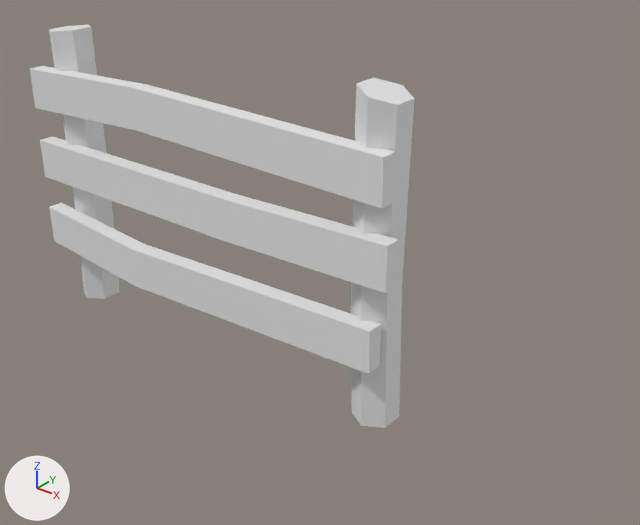
An edit to the FBX model Mystics Project/Assets/polyperfect/Low Poly Ultimate Pack/M/- Meshes_M/Props_M/fence.fbx, drawn before and after from the same camera.
Rendered twice from a 50 mm camera at (2.12, -2.04, 1.76) aimed at (0.47, 0.03, 0.48). Every picture has the same lights, and +X, +Y and +Z are marked at lower left. Where no turn or scale is listed for an object, it has been applied to the vertices.

Objects in the first picture: 'fence'.
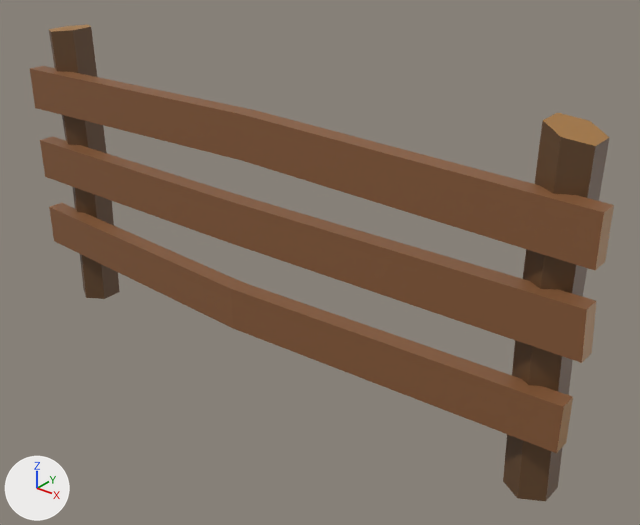
The newer file is also turned or shifted as a whole; pictures and numbers use the older file's frame.

Changed parts and their boxes [x1, y1, x2, y2] in the pictures (640 x 525 px; the box of a moved part takes in the faces that stretch with it):
'fence', recoloured, reshaped (white to brown, 52% wider, 18% taller)
    before: [30, 25, 415, 428]
    after: [30, 25, 614, 501]
part 1 of me_fence, added (brown)
    after: [503, 113, 610, 501]
part 2 of me_fence, deleted
    before: [351, 78, 415, 428]
part 3 of me_fence, moved or reshaped
    before: [30, 66, 399, 374]
    after: [30, 66, 614, 453]

What changed in the scene script:
```text
Change mat_12_brown:
    mat_12_brown.base_color: (0.8, 0.8, 0.8) -> (0.392, 0.188, 0.0482)  # white #e7e7e7 -> brown #a8783e
Change mat_11_brown_medium:
    mat_11_brown_medium.base_color: (0.8, 0.8, 0.8) -> (0.246, 0.105, 0.0409)  # white #e7e7e7 -> brown #885b39
Change mat_10_brown_dark:
    mat_10_brown_dark.base_color: (0.8, 0.8, 0.8) -> (0.136, 0.0666, 0.0262)  # white #e7e7e7 -> brown #67492d
Change me_fence:
    used by ob_fence; location = (0.0, 0.0, 0.0)
    remove me_fence.from_pydata(...)  # 72 vertices, 58 faces; spans x -0.82..0.83, y -0.17..0.08, z 0.0..1.12
    add me_fence.from_pydata(...)  # 72 vertices, 62 faces; spans x -0.82..1.44, y -0.17..0.08, z 0.0..1.12
    me_fence part 1: a new loose piece of 18 vertices spanning x 1.22..1.37, y -0.08..0.08, z 0.0..1.12
    me_fence part 2: the loose piece of 18 vertices spanning x 0.65..0.8, y -0.08..0.08, z 0.0..1.12 is deleted
    me_fence part 3
    12 vertices are removed from x 0.78..0.83, y -0.12..-0.06, z 0.24..0.96
    15 faces are deleted
    8 vertices in x -0.25, y -0.17..-0.04, z 0.24..0.97 move by (0.5, 0.0, 0.0)
    12 vertices are added at x 1.41..1.44, y -0.12..-0.06, z 0.24..0.96
    12 new faces join them, mat_11_brown_medium (brown #885b39)
    3 new faces join them, mat_12_brown (brown #a8783e)
```
